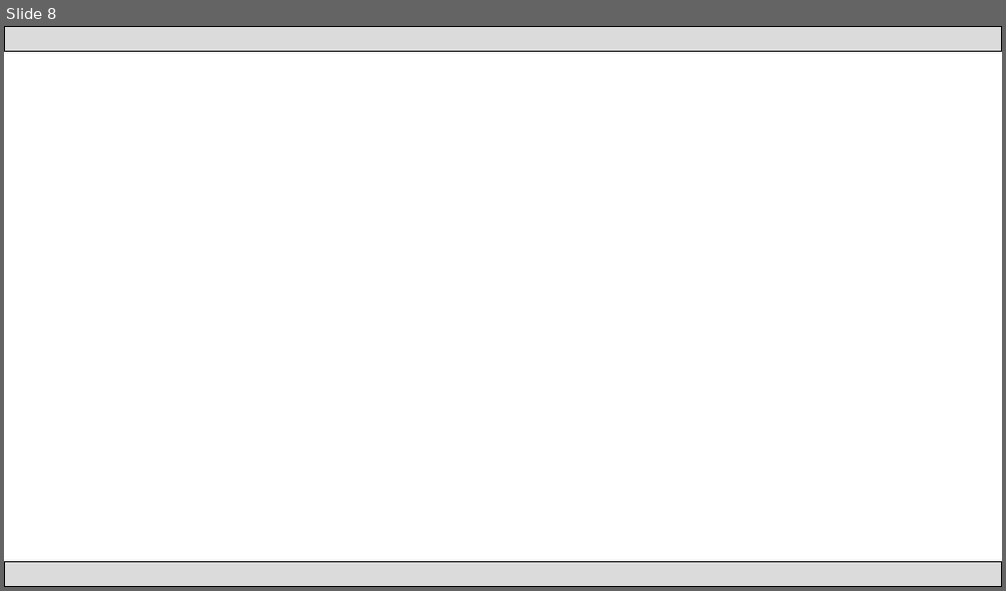
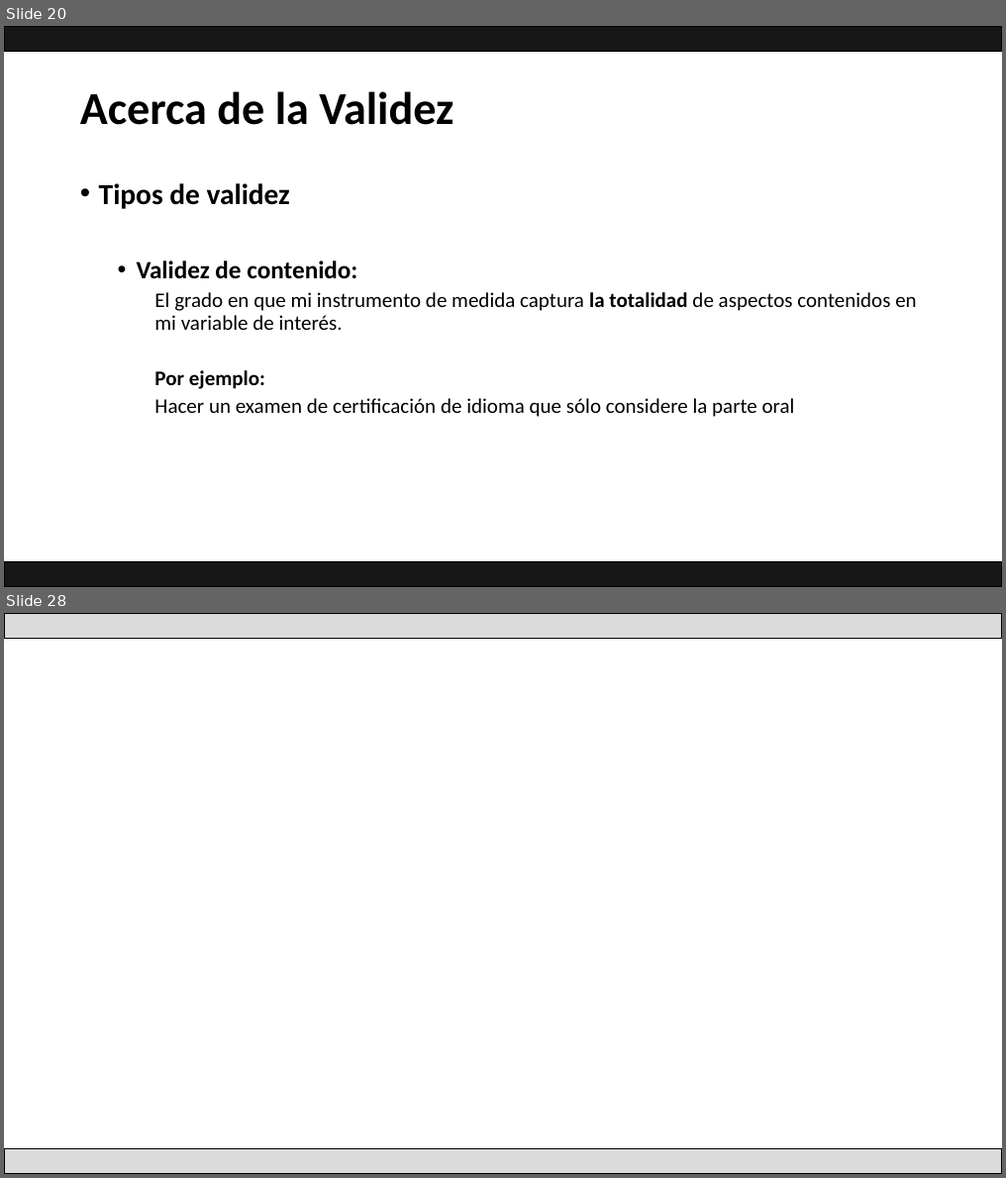
Before and after one commit to Adrifelcha/afchavez-019, a slide deck: JeanPiaget/Presentaciones/04_RecolecciónyAnálisisDatos.pptx. Shown one above the other, each under a label of ours: slide 8 before the commit, slides 20 and 28 after it; the slides between them are not shown. The pictures are 1006x591 and 1006x1178 pixels, drawn with LibreOffice and Linux fonts; fonts in the diff are those of the drawing. Boxes give left, top, right and bottom in pixels: in the first picture for what was removed or moved away, otherwise in the second. Text is boxed around its words. In the diff, an @@ line names an element or a change of style, - is before the commit and + after.

```diff
--- a/JeanPiaget/Presentaciones/04_RecolecciónyAnálisisDatos.pptx
+++ b/JeanPiaget/Presentaciones/04_RecolecciónyAnálisisDatos.pptx
@@ slide 20 added at (4,26,1002,587), background #FFFFFF @@
@@ rectangle added at (4,26,1002,51), fill #181717, outline #000000 1 pt @@
@@ title added at (80,91,453,125), 44 pt, text #000000, bold @@
+Acerca de la Validez
@@ text added at (99,183,916,417), 20 pt, text #000000 @@
+• Tipos de validez
+  • Validez de contenido:
+    El grado en que mi instrumento de medida captura la totalidad de aspectos contenidos en mi variable de interés.
+    Por ejemplo:
+    Hacer un examen de certificación de idioma que sólo considere la parte oral
@@ rectangle added at (4,563,1002,587), fill #181717, outline #000000 1 pt @@
@@ what was slide 8 is now slide 28 @@
```
Also in this commit, not shown: 1 slide changed, 19 other slides added, 11 other files.
